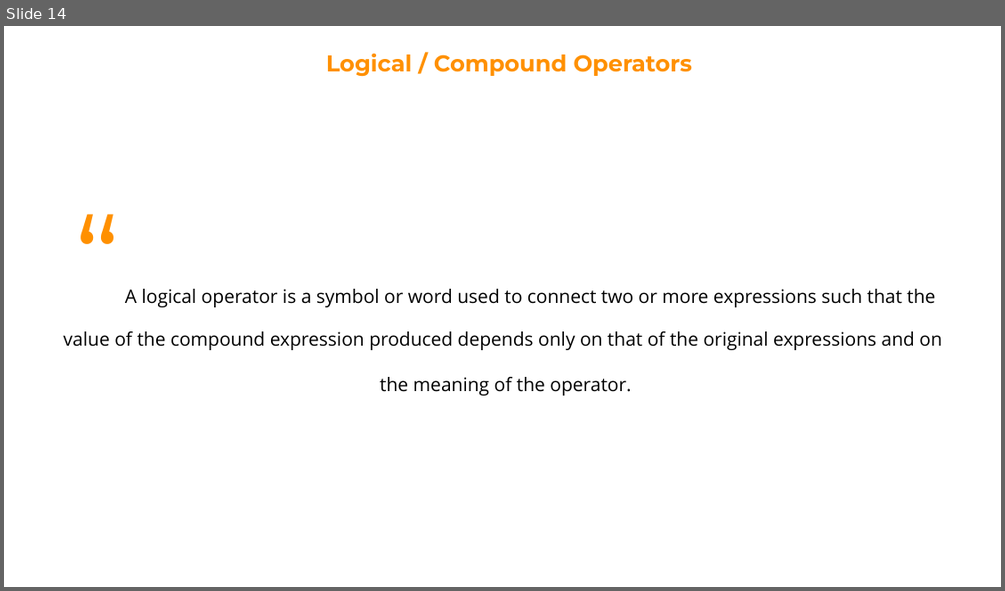
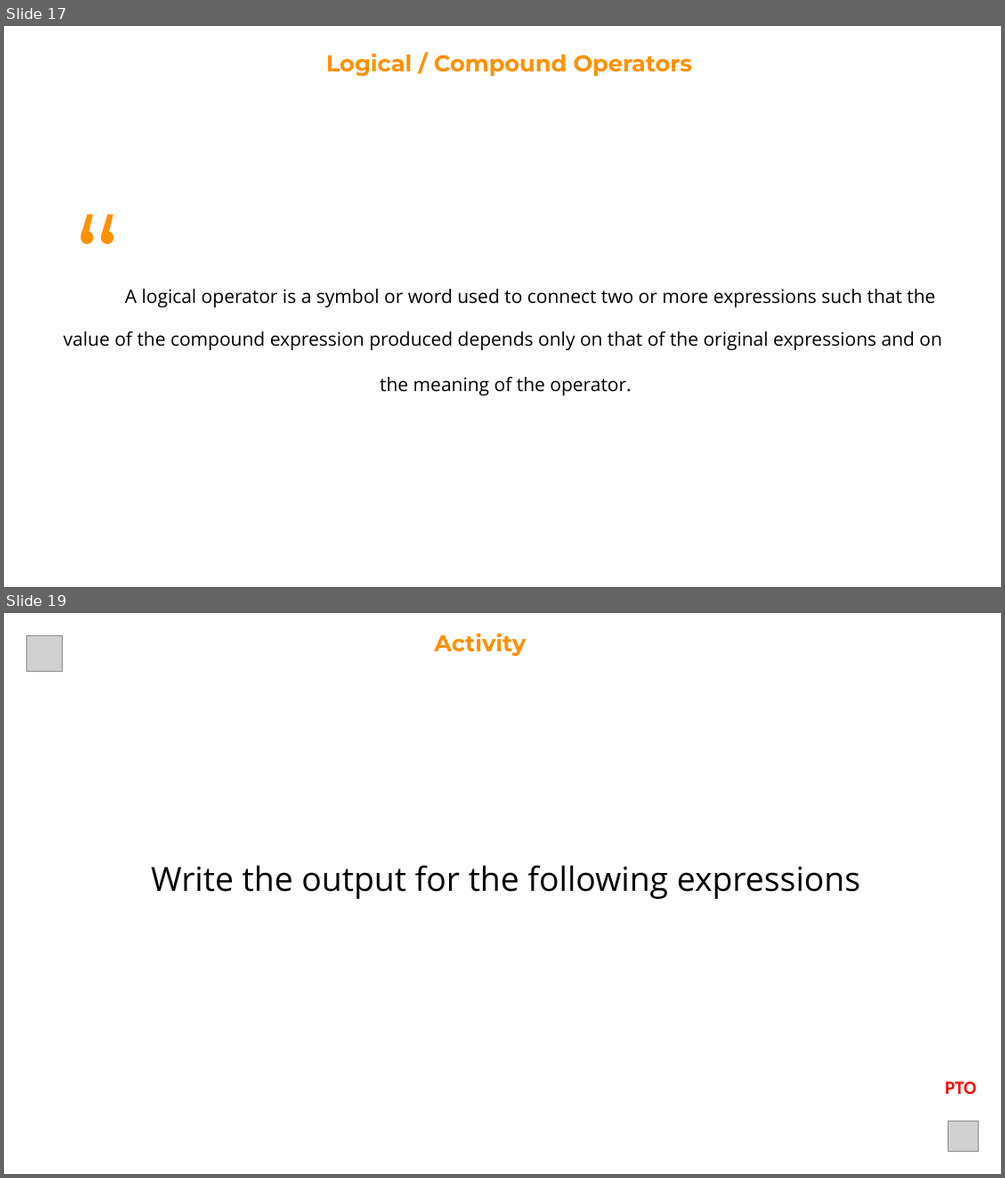
Before and after one commit to Robert-Doe/codeden, a slide deck: 3. Operators.pptx. Shown one above the other, each under a label of ours: slide 14 before the commit, slides 17 and 19 after it; the slides between them are not shown. The pictures are 1005x591 and 1005x1178 pixels, drawn with LibreOffice and Linux fonts; fonts in the diff are those of the drawing; grey boxes stand for pictures. Boxes give left, top, right and bottom in pixels: in the first picture for what was removed or moved away, otherwise in the second. Text is boxed around its words. In the diff, an @@ line names an element or a change of style, - is before the commit and + after.

```diff
--- a/3. Operators.pptx
+++ b/3. Operators.pptx
@@ slide 19 added at box(4, 613, 1001, 1174), background #FFFFFF @@
@@ picture added at box(26, 635, 62, 671) @@
@@ text added at box(434, 633, 526, 656), 22 pt, text #FF9000, bold @@
+Activity
@@ text added at box(151, 865, 860, 899), 32 pt, text #000000 @@
+Write the output for the following expressions
@@ text added at box(945, 1081, 976, 1094), 18 pt, text #FF0000, bold @@
+PTO
@@ picture added at box(947, 1121, 978, 1151) @@
@@ what was slide 14 is now slide 17 @@
```
Also in this commit, not shown: 1 slide changed, 6 other slides added, 2 slides removed, 1 other file.
